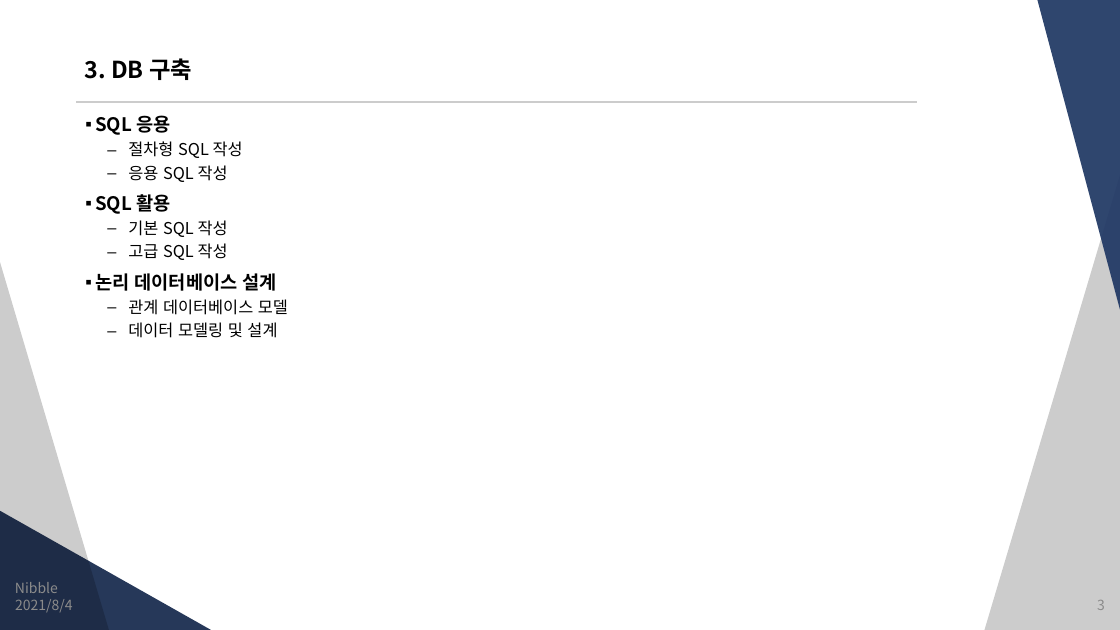
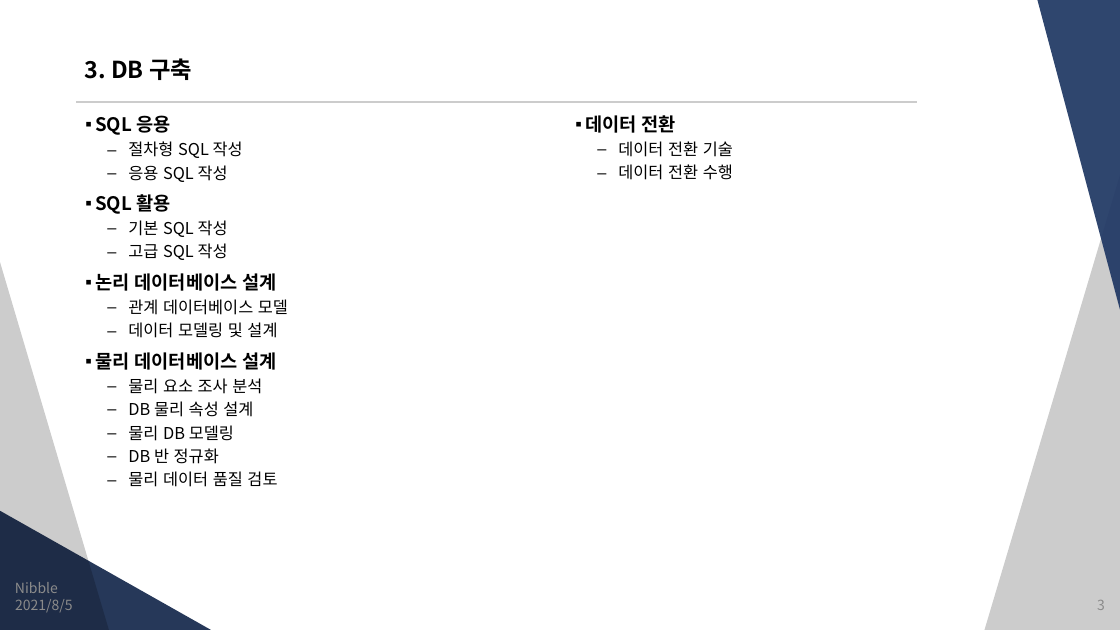
Before and after one commit to JungSangHyeon/2021-TIL, a slide deck: slide 3 of 정보처리기사/3. DB 구축.pptx. Drawn at 1120x630 pixels with LibreOffice and Linux fonts; fonts in the diff are those of the drawing. Boxes give left, top, right and bottom in pixels: in the first picture for what was removed or moved away, otherwise in the second. Text is boxed around its words. In the diff, an @@ line names an element or a change of style, - is before the commit and + after.

```diff
--- a/정보처리기사/3. DB 구축.pptx
+++ b/정보처리기사/3. DB 구축.pptx
@@ text added at (585, 115, 733, 180), 14 pt, text #000000 @@
+▪ 데이터 전환
+  – 데이터 전환 기술
+  – 데이터 전환 수행
@@ text at (95, 352, 277, 487): paragraphs added @@
+▪ 물리 데이터베이스 설계
+  – 물리 요소 조사 분석
+  – DB 물리 속성 설계
+  – 물리 DB 모델링
+  – DB 반 정규화
+  – 물리 데이터 품질 검토
@@ text at (15, 599, 73, 613): text changed @@
-2021/8/4
+2021/8/5
```
Also in this commit, not shown: 22 other slides changed, 14 slides added.
